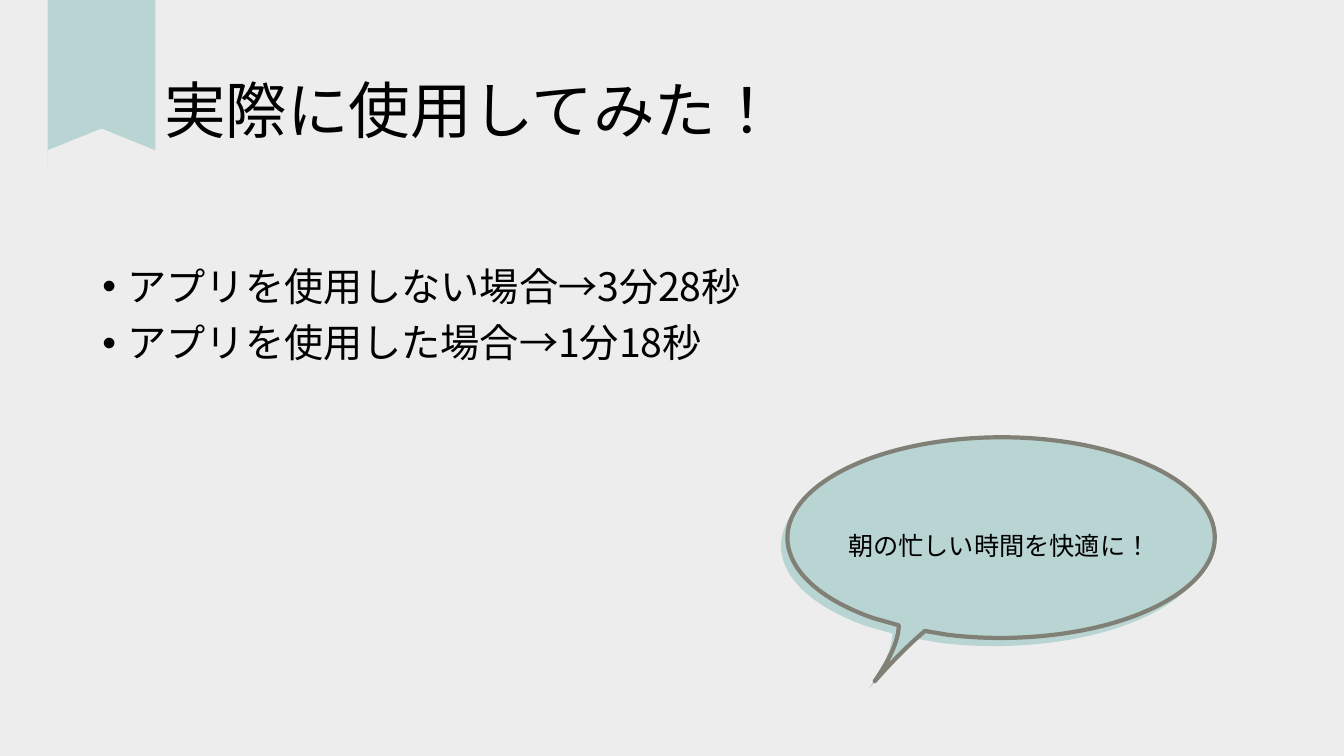
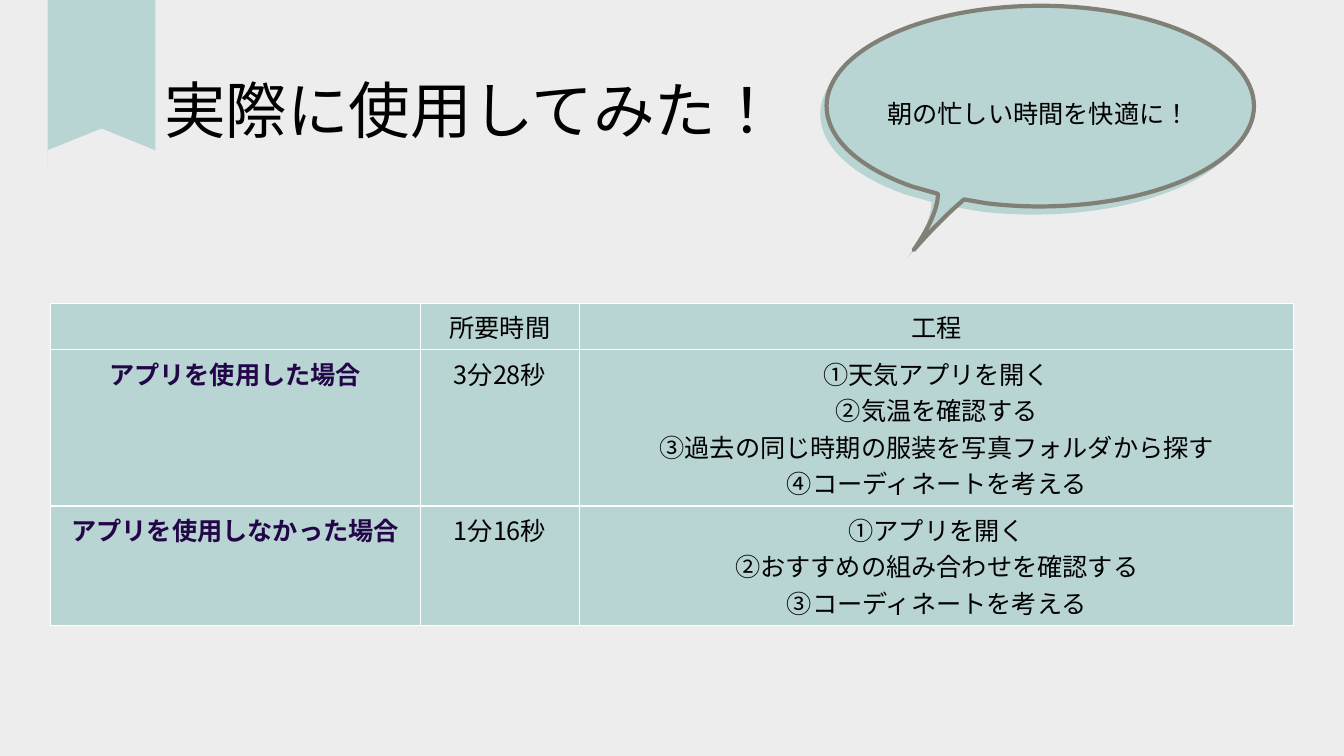
Before and after one commit to dojo2023/C-4, a slide deck: slide 19 of doc/チームA型発表資料.pptx. Drawn at 1344x756 pixels with LibreOffice and Linux fonts; fonts in the diff are those of the drawing. Boxes give left, top, right and bottom in pixels: in the first picture for what was removed or moved away, otherwise in the second. Text is boxed around its words. In the diff, an @@ line names an element or a change of style, - is before the commit and + after.

```diff
--- a/doc/チームA型発表資料.pptx
+++ b/doc/チームA型発表資料.pptx
@@ 2 freeform shapes, 1 text: place and size @@
-2 freeform shapes, 1 text at [761,328,1236,756]
+2 freeform shapes, 1 text at [799,0,1275,325]
@@ text removed at [128,268,741,361] @@
-• アプリを使用しない場合→3分28秒
-• アプリを使用した場合→1分18秒
@@ table added at [50,303,1294,619], 3 rows, 3 columns @@
+ | 所要時間 | 工程
+アプリを使用した場合 | 3分28秒 | ①天気アプリを開く / ②気温を確認する / ③過去の同じ時期の服装を写真フォルダから探す / ④コーディネートを考える
+アプリを使用しなかった場合 | 1分16秒 | ①アプリを開く / ②おすすめの組み合わせを確認する / ③コーディネートを考える
```
Also in this commit, not shown: 9 other slides changed, 2 slides added, 2 slides removed.
